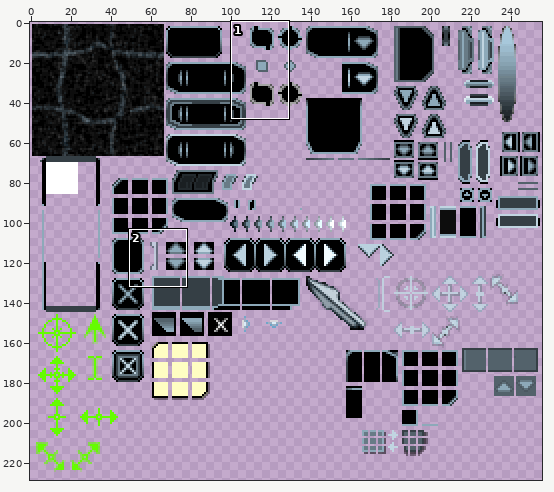
File history of a sprite sheet, demo/datafiles/imagesets/TaharezLook.png. The picture above shows the old version from afar; the outline marks the close-up.
Close-up. As it was:
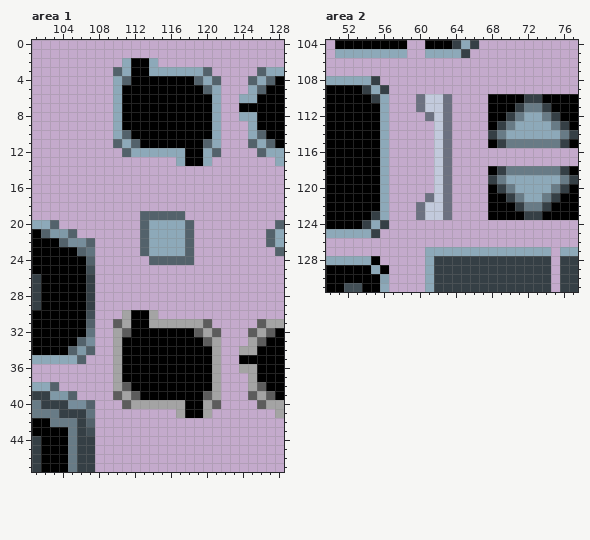
The file is 256x256 pixels. Pixels under 10% opacity are left out. Colours within 5 levels of each other are drawn and written as one. Shown: area 1: x 101..128, y 0..47; area 2: x 50..77, y 104..131. The wide view leaves out empty margins.
After the commit:
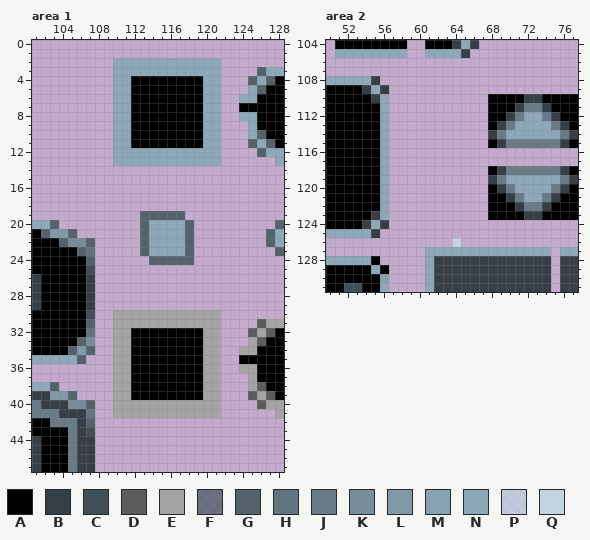
Palette (. is transparent): A #000000  B #353f45  C #424f56  D #5c5c5c  E #a4a4a4  F #4f5e68c0  G #53626b  H #61747f  J #687b86  K #768d9b  L #7f99a7  M #87a2b1  N #8da9b9  P #c1d5e1c0  Q #c1d5e1
Edits made:
Area 1:
y 2: x 110 . -> N; x 112..113 AA -> NN; x 115..121 ....... -> NNNNNNN
y 3: x 110 G -> N; x 112..113 AA -> NN; x 120..121 G. -> NN
y 4: x 111 G -> N; x 119 G -> A; x 121 G -> N
y 5: x 111 A -> N; x 120 G -> N
y 6..9: x 111 A -> N; x 120 A -> N
y 10: x 111 G -> N; x 120 A -> N
y 11: x 110 G -> N; x 112 G -> A; x 120 G -> N
y 12: x 110..111 .G -> NN; x 118..119 AA -> NN; x 121 G -> N
y 13: x 110..116 ....... -> NNNNNNN; x 118..119 AA -> NN; x 121 . -> N
y 30: x 110 . -> E; x 112..113 AA -> EE; x 115..121 ....... -> EEEEEEE
y 31: x 110 D -> E; x 112..113 AA -> EE; x 120..121 D. -> EE
y 32: x 111 D -> E; x 119 D -> A; x 121 D -> E
y 33: x 111 A -> E; x 120 D -> E
y 34..37: x 111 A -> E; x 120 A -> E
y 38: x 111 D -> E; x 120 A -> E
y 39: x 110 D -> E; x 112 D -> A; x 120 D -> E
y 40: x 110..111 .D -> EE; x 118..119 AA -> EE; x 121 D -> E
y 41: x 110..116 ....... -> EEEEEEE; x 118..119 AA -> EE; x 121 . -> E
Area 2:
y 110..111: x 60..63 FPPF -> ....
y 112: x 61..63 FPF -> ...
y 113..120: x 62..63 PF -> ..
y 121: x 61..63 FPF -> ...
y 122..123: x 60..63 FPPF -> ....
y 126: x 64 . -> Q
Changed places in both close-ups, as pixel boxes (x1, y1, x2, y2):
changed: (113, 58, 221, 166)
changed: (113, 310, 221, 418)
changed: (416, 94, 461, 247)
